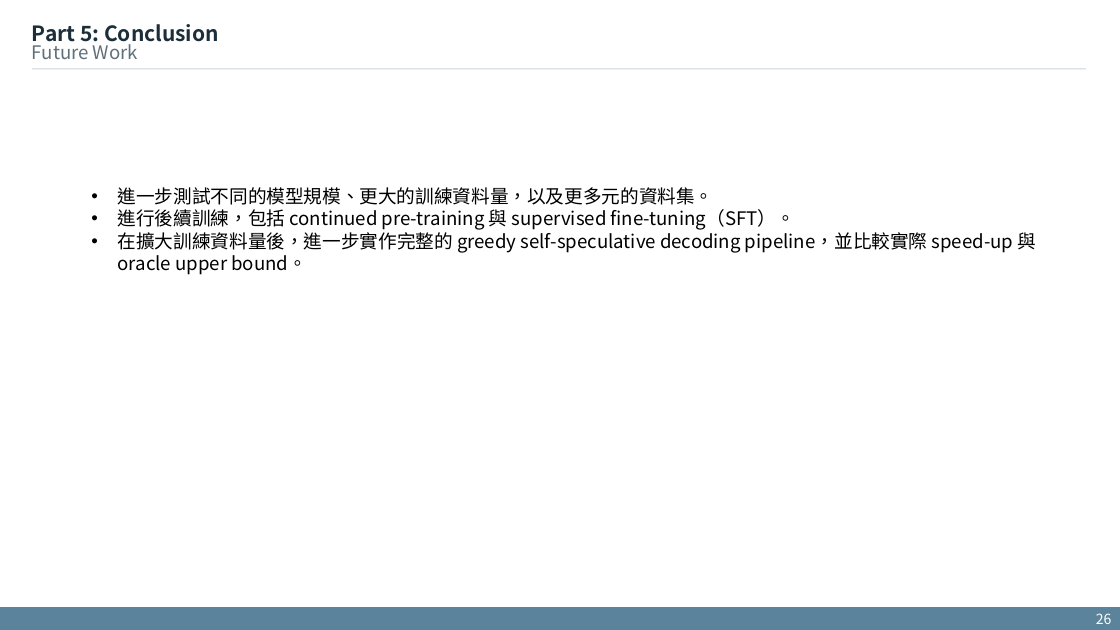
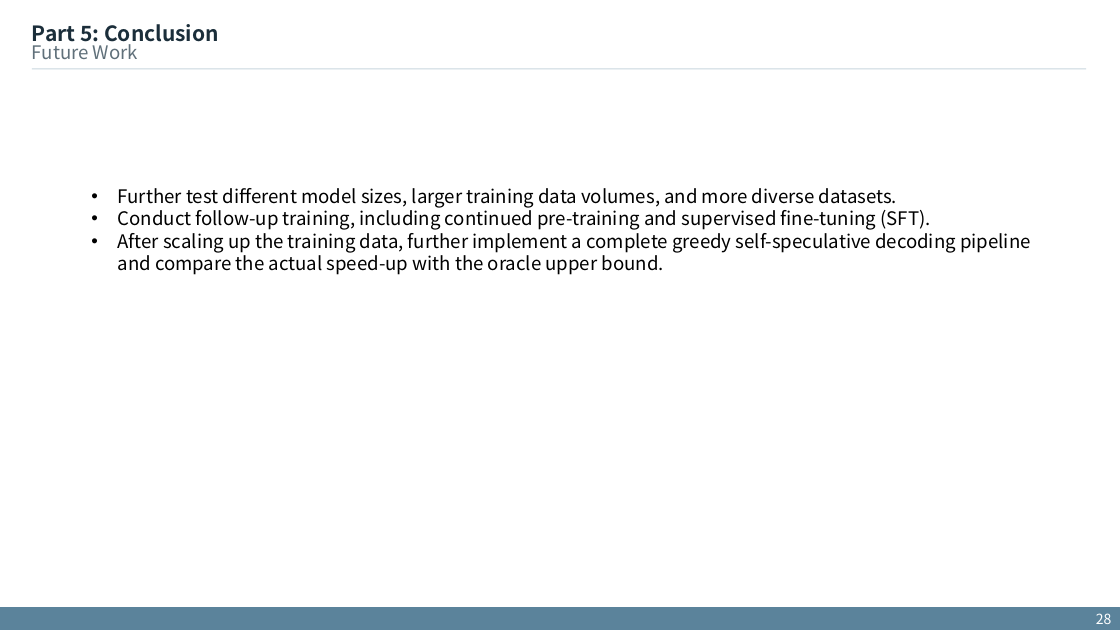
Before and after one commit to xdfg12456/llama-mtp, a slide deck: slide 28 of doc/mtp_with_consistency_method.pptx (slide 26 before the commit). Drawn at 1120x630 pixels with LibreOffice and Linux fonts; fonts in the diff are those of the drawing. Boxes give left, top, right and bottom in pixels: in the first picture for what was removed or moved away, otherwise in the second. Text is boxed around its words. In the diff, an @@ line names an element or a change of style, - is before the commit and + after.

```diff
--- a/doc/mtp_with_consistency_method.pptx
+++ b/doc/mtp_with_consistency_method.pptx
@@ text at <box>118,188,1031,275</box>: text changed @@
-• 進一步測試不同的模型規模、更大的訓練資料量，以及更多元的資料集。
-• 進行後續訓練，包括 continued pre-training 與 supervised fine-tuning（SFT）。
-• 在擴大訓練資料量後，進一步實作完整的 greedy self-speculative decoding pipeline，並比較實際 speed-up 與 oracle upper bound。
+• Further test different model sizes, larger training data volumes, and more diverse datasets.
+• Conduct follow-up training, including continued pre-training and supervised fine-tuning (SFT).
+• After scaling up the training data, further implement a complete greedy self-speculative decoding pipeline and compare the actual speed-up with the oracle upper bound.
```
Also in this commit, not shown: 18 other slides changed, 5 slides added, 1 slide removed, 1 other file.
